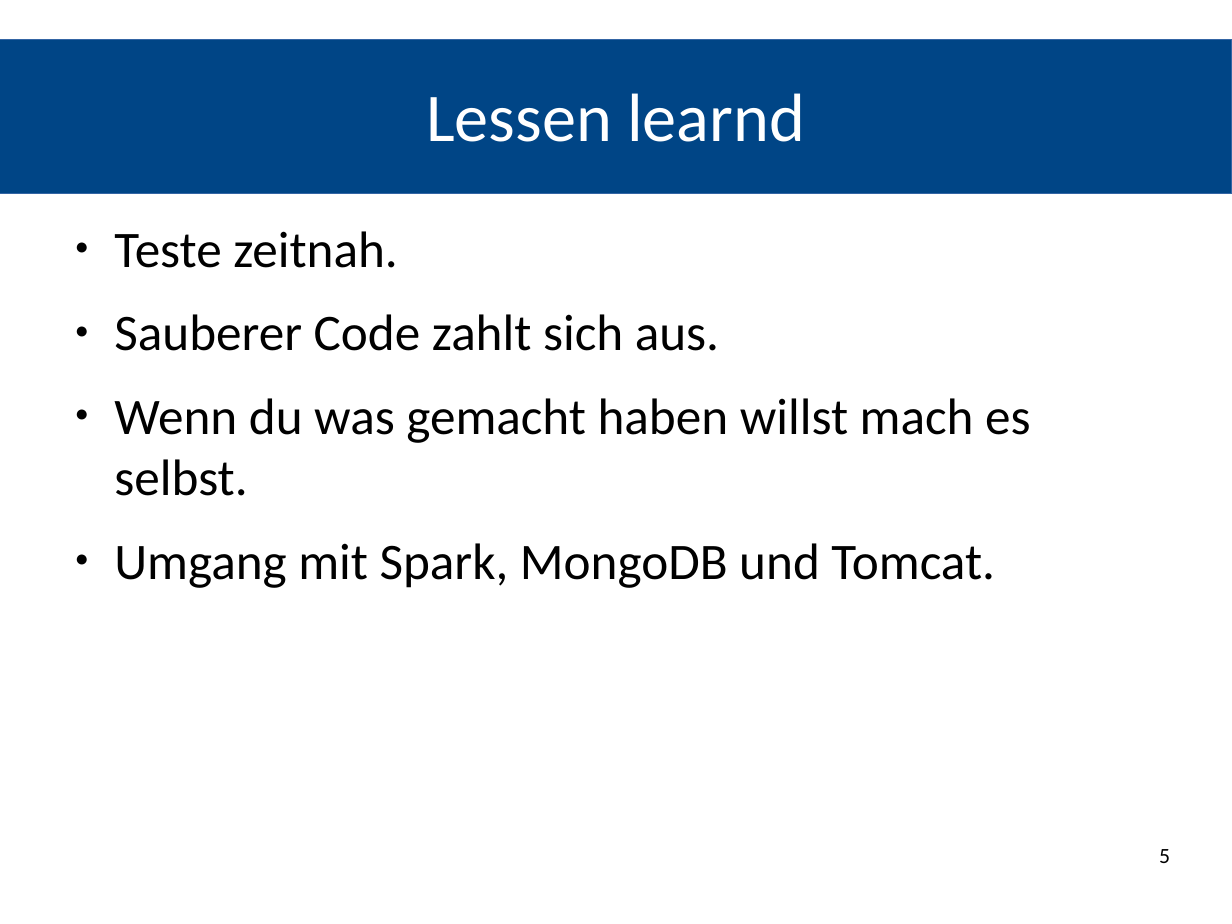
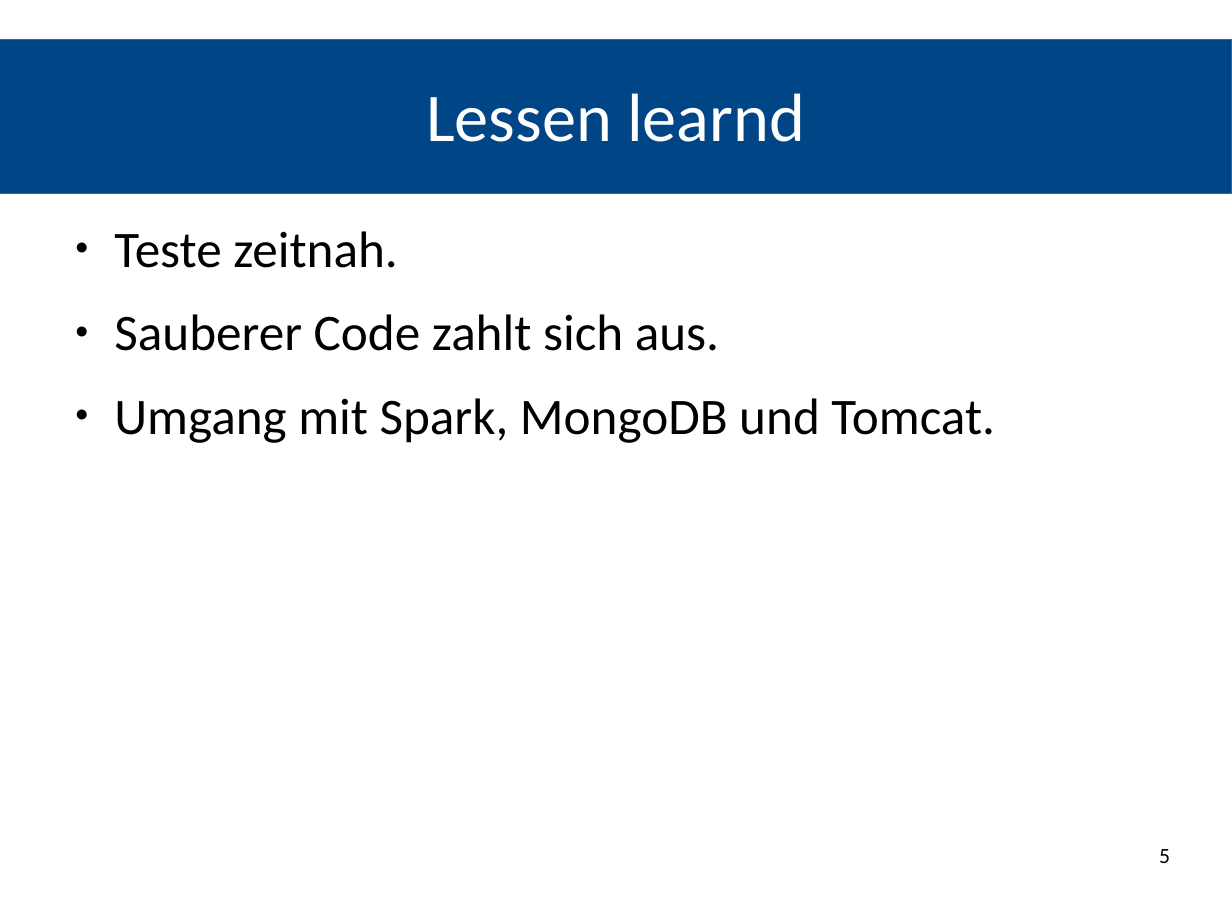
Before and after one commit to REMEXLabs/OpenAPE, a slide deck: slide 5 of Abschlusspräsentation/Stephan.odp. Drawn at 1232x924 pixels with LibreOffice and Linux fonts; fonts in the diff are those of the drawing. Boxes give left, top, right and bottom in pixels: in the first picture for what was removed or moved away, otherwise in the second. Text is boxed around its words. In the diff, an @@ line names an element or a change of style, - is before the commit and + after.

Commit message:
fix: update presentation

```diff
--- a/Abschlusspräsentation/Stephan.odp
+++ b/Abschlusspräsentation/Stephan.odp
@@ text at (x1=114, y1=398, x2=1030, y2=496): paragraph removed @@
-● Wenn du was gemacht haben willst mach es selbst.
```
Also in this commit, not shown: 1 other file.
